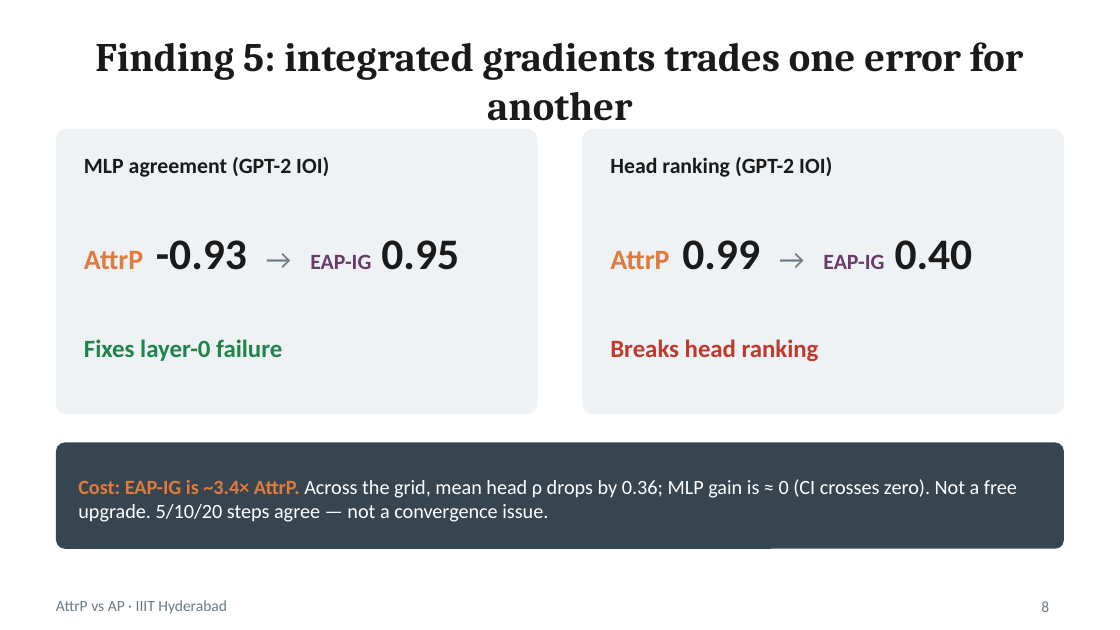
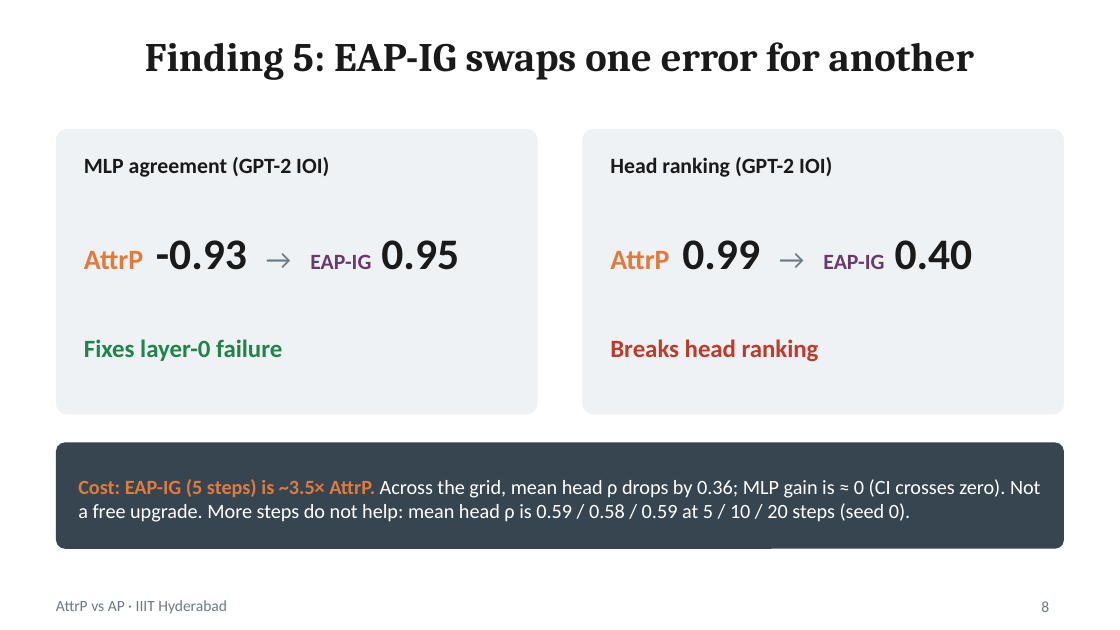
Before and after one commit to hrishirajmitra/attrp-ap-hindi, a slide deck: slide 8 of slides/results/results_deck.pptx. Drawn at 1120x630 pixels with LibreOffice and Linux fonts; fonts in the diff are those of the drawing. Boxes give left, top, right and bottom in pixels: in the first picture for what was removed or moved away, otherwise in the second. Text is boxed around its words. In the diff, an @@ line names an element or a change of style, - is before the commit and + after.

```diff
--- a/slides/results/results_deck.pptx
+++ b/slides/results/results_deck.pptx
@@ title at [145, 42, 974, 80]: text changed @@
-Finding 5: integrated gradients trades one error for another
+Finding 5: EAP-IG swaps one error for another
@@ text at [78, 479, 1040, 522]: text changed @@
-Cost: EAP-IG is ~3.4× AttrP. Across the grid, mean head ρ drops by 0.36; MLP gain is ≈ 0 (CI crosses zero). Not a free upgrade. 5/10/20 steps agree — not a convergence issue.
+Cost: EAP-IG (5 steps) is ~3.5× AttrP. Across the grid, mean head ρ drops by 0.36; MLP gain is ≈ 0 (CI crosses zero). Not a free upgrade. More steps do not help: mean head ρ is 0.59 / 0.58 / 0.59 at 5 / 10 / 20 steps (seed 0).
```
Also in this commit, not shown: 6 other slides changed, 6 other files.
